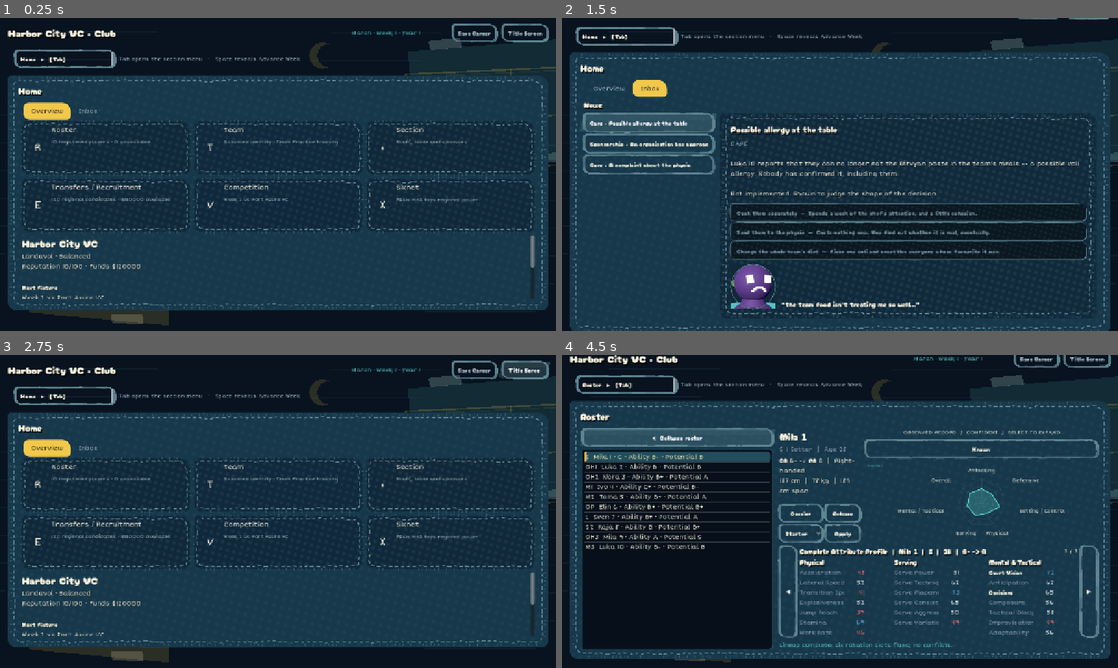
Above: before the commit, frames 1-4 (two rows, left to right).
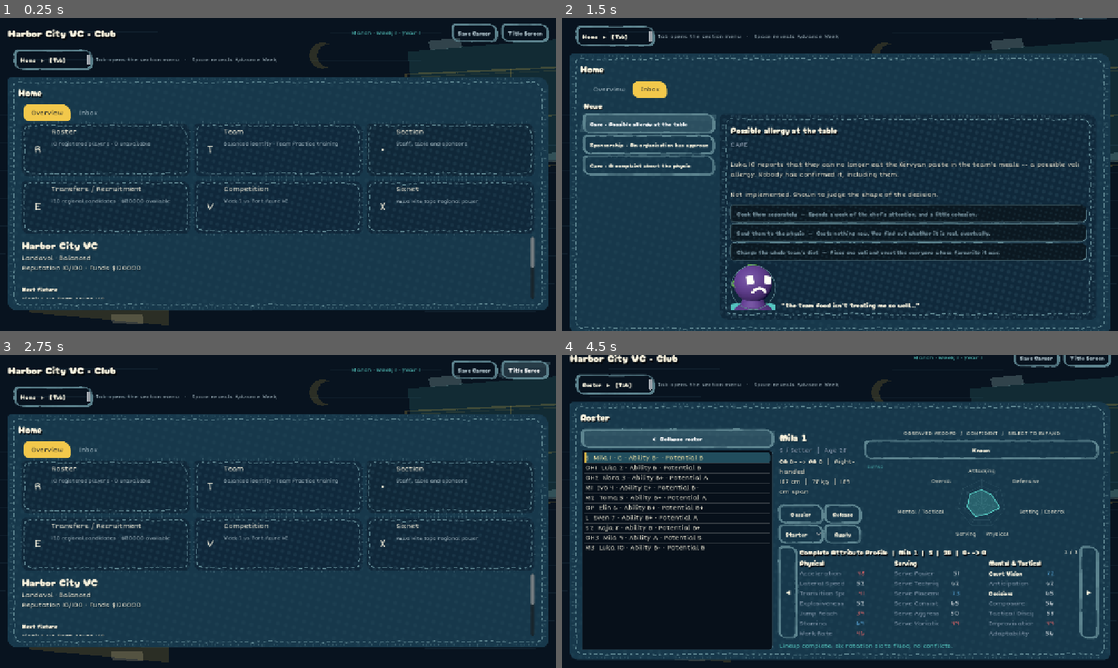
Above: after the commit, the same moments.

Repository: iracarranza/volley-world-manager
Game: Godot game, scene res://tools/preview/dashboard_preview.tscn
The game is run twice, just before and just after one commit, with the same random seed, the same clock (stepped at 60 frames per second) and the same inputs. This scene is started directly instead of the project's main scene.
Inputs (mouse positions are in pixels of both pictures, inside the frame that each line leads up to):
- Up to frame 1 (0.25 s): no input
- Up to frame 2 (1.5 s): click "Home ▸ [Tab]" at 0.5 s; click "Care · Possible allergy at th…" at 1.25 s
- Up to frame 3 (2.75 s): click "Title Screen" at 2 s
- Up to frame 4 (4.5 s): click (667, 486) at 2.75 s; click "Roster ▸ [Tab]" at 3.5 s; click ">" at 4.25 s

The runs differ from the first frame. In frame 1, 7.0% of the frame differs, in the area x 1-99%, y 10-93%; in frame 2, 9.4%; in frame 3, 7.0%; in frame 4, 11%, in the area x 1-99%, y 0-98%.

Commit message:
Make the tape come out of its case
Five corrections, all from the same read: the tape and the strip were two
objects sharing a row rather than one tool.

**The case is taller and narrower**, 232x34 to 178x44. A housing has to be
bigger than what comes out of it, and it does not need the width the tape does.

**The tape is thinner than the case.** The drawer was taking its height from
the section button, which made the two the same size and left the tape reading
as a second strip rather than as something housed in the first. It now takes
the panel's own minimum, which is set by the buttons riding on it.

**And it emerges from inside.** The eight-pixel gap between button and drawer
was most of what made the tape look parked next to the strip instead of coming
out of it; it now starts six pixels back inside the housing.

**Neither control treatment belongs on a steel rule.** A highlighter sweep over
a tape measure is nonsense -- nobody goes over one with a marker -- and a
stitched edge is worse, since cloth not extending is the whole reason the
drawer became a tape. The section buttons get `TapeAction`: outside
`INKED_TIERS`, so no outline, no wash, no seam. Labels printed on the rule. It
is also the tier that sets the drawer's height, so it is what makes the tape
thin enough to be housed.

**The tang is rounded and set in** from the tape's edges rather than standing
proud of them. One that overhangs is a flag on a stick; a real one is a plate
riveted to the band, narrower than it, corners rounded so it does not catch --
and the rounding is what makes it read as pressed metal rather than as a grey
rectangle marking the end.

**And the whole denominations land on the buttons' own edges.** Handed in by
the drawer rather than derived from a pitch, because only the drawer knows
where its buttons ended up -- they stretch to fill. A rule whose numbers fall
at arbitrary points between them reads as two unrelated things sharing a strip;
landing them on the edges makes the buttons look measured out along the tape.
Minors then subdivide whatever gap each denomination left, so they stay even
inside it even when the buttons are not.

That last one needed deferring by a frame, which the first cut commented about
and then did not do: asked during the frame the drawer opens, the
`HBoxContainer` has not laid its children out and every button but the first
reports x = 0 -- so the marks came back collapsed on the origin and the tape
drew one denomination and stopped.

Suite 923 checks, 1 pre-existing failure.

Diff:
--- a/scenes/components/tape_measure.gd
+++ b/scenes/components/tape_measure.gd
@@ -34,12 +34,17 @@
 const MINOR_HEIGHT: float = 0.20
 const MAJOR_HEIGHT: float = 0.38
 
-## The hook: the folded metal tang riveted to the end of the tape. Width is
-## across the tape's travel, and it stands slightly proud of the tape on both
-## edges, which is what stops it disappearing into the band.
-const HOOK_WIDTH: float = 7.0
-const HOOK_PROUD: float = 2.5
-const HOOK_COLOR := Color("8d8f96")
+## The hook: the folded metal tang riveted to the end of the tape.
+##
+## Set *in* from the tape's edges rather than standing proud of them. A tang
+## that overhangs is a flag on a stick; a real one is a plate riveted to the
+## band, narrower than it, with its corners rounded off so it does not catch --
+## and it is the rounding that makes it read as a piece of pressed metal rather
+## than as a grey rectangle marking the end.
+const HOOK_WIDTH: float = 8.0
+const HOOK_INSET: float = 2.5
+const HOOK_RADIUS: float = 2.4
+const HOOK_COLOR := Color("9aa0a8")
 
 ## How far the leading edge is drawn back from the clip, so the hook sits *at*
 ## the end of the revealed tape rather than half outside it.
@@ -52,6 +57,10 @@
 ## metal, so they are one drawing routine rather than a control and a glyph that
 ## have to be kept looking alike.
 @export var tab_only: bool = false
+
+## Where the whole denominations fall, in local x. Set by whoever lays out the
+## drawer; empty falls back to an even pitch.
+var major_marks: PackedFloat32Array = PackedFloat32Array()
 
 
 func _ready() -> void:
@@ -96,42 +105,94 @@
 ## Measured from the *case* end rather than from the leading edge, so a
 ## graduation stays put on the tape as it extends instead of sliding along it.
 ## A tape whose markings move when you pull it is a barber's pole.
+##
+## Where the majors fall is handed in by the drawer rather than derived from a
+## pitch. The section buttons sit on the tape, and a rule whose whole
+## denominations land at arbitrary points between them looks like two unrelated
+## things sharing a strip; landing them on the button edges makes the buttons
+## look measured out along the tape, which is what a scale is for.
 func _draw_graduations(revealed: float) -> void:
 	var ink := Color(TAPE_DARK, 0.85)
-	var index := 1
-	var x := MINOR_PITCH
-	while x < revealed - HOOK_WIDTH:
-		var major := index % MAJOR_EVERY == 0
-		var height := size.y * (MAJOR_HEIGHT if major else MINOR_HEIGHT)
-		draw_line(
-			Vector2(x, size.y - height), Vector2(x, size.y - 1.0),
-			ink, 1.0 if major else 1.0
-		)
-		index += 1
-		x += MINOR_PITCH
+	var majors := major_marks if not major_marks.is_empty() \
+		else _even_majors(revealed)
+	var previous := 0.0
+	for major_x in majors:
+		if major_x > revealed - HOOK_WIDTH:
+			break
+		_draw_tick(major_x, MAJOR_HEIGHT, ink)
+		## Minors subdivide whatever gap the layout left, so they stay evenly
+		## spaced within each denomination even when the buttons are not equal.
+		var gap := major_x - previous
+		if gap > MINOR_PITCH * 1.5:
+			var divisions := maxi(int(round(gap / MINOR_PITCH)), 2)
+			for step in range(1, divisions):
+				_draw_tick(
+					previous + gap * float(step) / float(divisions),
+					MINOR_HEIGHT, ink
+				)
+		previous = major_x
+
+
+## Where the majors would fall with nothing to align to.
+func _even_majors(revealed: float) -> PackedFloat32Array:
+	var marks := PackedFloat32Array()
+	var x := MINOR_PITCH * float(MAJOR_EVERY)
+	while x < revealed:
+		marks.append(x)
+		x += MINOR_PITCH * float(MAJOR_EVERY)
+	return marks
+
+
+func _draw_tick(x: float, share: float, ink: Color) -> void:
+	var height := size.y * share
+	draw_line(Vector2(x, size.y - height), Vector2(x, size.y - 1.0), ink, 1.0)
 
 
 ## The tang on the end. An L of folded steel: a plate across the tape and a lip
 ## turned up at the tip, which is the part you hook over an edge.
 func _draw_hook(centre_x: float, height: float) -> void:
-	var top := -HOOK_PROUD
-	var bottom := height + HOOK_PROUD
+	var top := HOOK_INSET
+	var bottom := maxf(height - HOOK_INSET, top + HOOK_RADIUS * 2.0)
 	var plate := Rect2(
 		Vector2(centre_x - HOOK_WIDTH * 0.5, top),
 		Vector2(HOOK_WIDTH, bottom - top)
 	)
-	draw_rect(plate, HOOK_COLOR)
-	## The turned lip, and a highlight down the fold. Two rectangles and a line,
-	## because at seven pixels across anything more is mud.
-	draw_rect(
-		Rect2(plate.position, Vector2(HOOK_WIDTH * 0.38, plate.size.y)),
-		Color(HOOK_COLOR.lightened(0.35), 0.9)
+	_draw_rounded(plate, HOOK_RADIUS, HOOK_COLOR)
+	## The turned lip, caught by the light down one side, and the shadow of the
+	## fold down the other. Rounded with the plate so the highlight follows its
+	## edge instead of squaring off inside it.
+	_draw_rounded(
+		Rect2(plate.position, Vector2(HOOK_WIDTH * 0.40, plate.size.y)),
+		HOOK_RADIUS, Color(HOOK_COLOR.lightened(0.42), 0.95)
 	)
 	draw_line(
-		Vector2(plate.end.x - 0.5, plate.position.y),
-		Vector2(plate.end.x - 0.5, plate.end.y),
-		Color(HOOK_COLOR.darkened(0.4), 0.8), 1.0
-	)
+		Vector2(plate.end.x - 1.0, plate.position.y + HOOK_RADIUS),
+		Vector2(plate.end.x - 1.0, plate.end.y - HOOK_RADIUS),
+		Color(HOOK_COLOR.darkened(0.45), 0.75), 1.0
+	)
+
+
+## A rounded rectangle, as a polygon.
+##
+## `draw_rect` has no corner radius and a `StyleBoxFlat` would need a resource
+## per colour, so the tang builds its own -- four quarter-arcs and the straight
+## runs between them.
+func _draw_rounded(rect: Rect2, radius: float, color: Color) -> void:
+	var r := minf(radius, minf(rect.size.x, rect.size.y) * 0.5)
+	var points := PackedVector2Array()
+	var corners := [
+		[Vector2(rect.end.x - r, rect.position.y + r), -PI * 0.5],
+		[Vector2(rect.end.x - r, rect.end.y - r), 0.0],
+		[Vector2(rect.position.x + r, rect.end.y - r), PI * 0.5],
+		[Vector2(rect.position.x + r, rect.position.y + r), PI],
+	]
+	for corner in corners:
+		var centre: Vector2 = corner[0]
+		var start: float = corner[1]
+		for step in range(5):
+			var angle := start + PI * 0.5 * float(step) / 4.0
+			points.append(centre + Vector2(cos(angle), sin(angle)) * r)
+	draw_colored_polygon(points, color)
 
 
 ## How much tape is currently out, in pixels.
--- a/scenes/screens/career_dashboard.gd
+++ b/scenes/screens/career_dashboard.gd
@@ -205,6 +205,9 @@
 var _nav_buttons: Array[Button] = []
 var _nav_dropdown_open: bool = false
 var _nav_tape: UITapeMeasure = null
+
+## How far the tape starts back inside its case, in pixels.
+const TAPE_EMERGENCE_OVERLAP: float = 6.0
 var _nav_tween: Tween
 var _roster_list_expanded: bool = false
 var _attribute_page: int = 0
@@ -432,8 +435,11 @@
 		return
 	_nav_dropdown_open = true
 	var strip_rect := nav_strip.get_global_rect()
+	## Emerging from *inside* the case, not starting clear of it. The eight-pixel
+	## gap was what made the tape look like a separate object parked next to a
+	## button; overlapping the housing is what joins them.
 	var origin_x := current_section_button.global_position.x \
-		+ current_section_button.size.x + 8.0
+		+ current_section_button.size.x - TAPE_EMERGENCE_OVERLAP
 	## Both spans are taken from the panel's own combined minimum rather than
 	## from the strip's button or a literal. `Control.size` is silently clamped
 	## up to that minimum and the clipper is not, so any figure below it slices
@@ -450,7 +456,12 @@
 	## fixed 1280x720 base so a resized window only ever hands the strip more
 	## room. A wider theme font is what would actually reach it.
 	var panel_minimum := dropdown_panel.get_combined_minimum_size()
-	var drawer_height := maxf(panel_minimum.y, current_section_button.size.y)
+	## The tape is *thinner than its case*, which is the whole of "it comes out
+	## of that". Taking the button's height made the two the same size and the
+	## drawer read as a second strip rather than as something housed in the
+	## first. The panel's own minimum is the floor -- the buttons on the tape
+	## still need room -- and `TapeAction` is what makes that minimum small.
+	var drawer_height := panel_minimum.y
 	var available_width := strip_rect.end.x - 10.0 - origin_x
 	var target_width := maxf(available_width, panel_minimum.x)
 	if target_width > available_width:
@@ -477,6 +488,12 @@
 	if _nav_tape != null:
 		_nav_tape.position = Vector2.ZERO
 		_nav_tape.size = Vector2(target_width, drawer_height)
+		## Deferred, and this is the part the comment below promised and the
+		## first cut did not do. Asked during the same frame the drawer opens,
+		## the `HBoxContainer` has not laid its children out yet and every button
+		## but the first still reports x = 0 -- so the marks came back collapsed
+		## on the origin and the tape drew one denomination and then stopped.
+		_refresh_tape_marks.call_deferred()
 	dropdown_panel.position = Vector2.ZERO
 	dropdown_panel.size = Vector2(target_width, drawer_height)
 	dropdown_panel.modulate.a = 1.0
@@ -489,6 +506,37 @@
 	## say "press Tab" -- which has just happened. It fades rather than snapping
 	## off so the drawer looks like it is taking the space over.
 	_nav_tween.tween_property(nav_hint, "modulate:a", 0.0, 0.12)
+
+
+## Where the tape's whole denominations fall: on the section buttons' own edges.
+##
+## Handed to the tape rather than derived inside it, because only the drawer
+## knows where its buttons ended up -- they stretch to fill, so their widths
+## depend on the strip. A rule whose numbers land at arbitrary points between
+## the buttons reads as two unrelated things sharing a strip; landing them on
+## the edges makes the buttons look measured out along the tape.
+##
+## Deferred by a frame on the first open, because the `HBoxContainer` has not
+## laid its children out until then and every button would report x = 0.
+func _refresh_tape_marks() -> void:
+	if _nav_tape == null:
+		return
+	var row := dropdown_panel.find_child("Nav", true, false) as Control
+	if row == null:
+		return
+	var origin := _nav_tape.global_position.x
+	var marks := PackedFloat32Array()
+	for child in row.get_children():
+		var button := child as Control
+		if button == null or not button.visible:
+			continue
+		## Global rather than local, because the button sits under a margin
+		## inside a panel inside the clip and adding those offsets up by hand is
+		## three chances to be wrong about a layout that can change.
+		marks.append(button.get_global_rect().end.x - origin)
+	marks.sort()
+	_nav_tape.major_marks = marks
+	_nav_tape.queue_redraw()
 
 
 func _close_nav_dropdown() -> void:
--- a/scenes/screens/career_dashboard.tscn
+++ b/scenes/screens/career_dashboard.tscn
@@ -85,7 +85,7 @@
 
 [node name="CurrentSectionButton" type="Button" parent="Margin/Root/Body/NavStrip/NavStripMargin/NavStripRow"]
 unique_name_in_owner = true
-custom_minimum_size = Vector2(232, 34)
+custom_minimum_size = Vector2(178, 44)
 layout_mode = 2
 tooltip_text = "Open the navigation menu. Tab also opens and closes it."
 text = "Home   ▸   [Tab]"
--- a/scenes/themes/dark_theme.tres
+++ b/scenes/themes/dark_theme.tres
@@ -433,6 +433,12 @@
 content_margin_top = 4.0
 content_margin_right = 6.0
 content_margin_bottom = 4.0
+
+[sub_resource type="StyleBoxEmpty" id="TapeActionBox"]
+content_margin_left = 10.0
+content_margin_top = 3.0
+content_margin_right = 10.0
+content_margin_bottom = 3.0
 
 [resource]
 default_base_scale = 1.0
@@ -453,6 +459,15 @@
 Button/styles/pressed = SubResource("ButtonPressedInked")
 BareRegion/base_type = &"PanelContainer"
 BareRegion/styles/panel = SubResource("PanelBareRegion")
+TapeAction/base_type = &"Button"
+TapeAction/colors/font_color = Color(0.16, 0.12, 0.03, 1)
+TapeAction/colors/font_hover_color = Color(0.32, 0.22, 0.04, 1)
+TapeAction/colors/font_pressed_color = Color(0.32, 0.22, 0.04, 1)
+TapeAction/font_sizes/font_size = 13
+TapeAction/styles/normal = SubResource("TapeActionBox")
+TapeAction/styles/hover = SubResource("TapeActionBox")
+TapeAction/styles/pressed = SubResource("TapeActionBox")
+TapeAction/styles/focus = SubResource("TapeActionBox")
 CardPanel/base_type = &"PanelContainer"
 CardPanel/styles/panel = SubResource("PanelCardInked")
 CheckButton/colors/font_color = Color(0.961, 0.941, 0.863, 1)
--- a/scenes/themes/light_theme.tres
+++ b/scenes/themes/light_theme.tres
@@ -433,6 +433,12 @@
 content_margin_top = 4.0
 content_margin_right = 6.0
 content_margin_bottom = 4.0
+
+[sub_resource type="StyleBoxEmpty" id="TapeActionBox"]
+content_margin_left = 10.0
+content_margin_top = 3.0
+content_margin_right = 10.0
+content_margin_bottom = 3.0
 
 [resource]
 default_base_scale = 1.0
@@ -453,6 +459,15 @@
 Button/styles/pressed = SubResource("ButtonPressedInked")
 BareRegion/base_type = &"PanelContainer"
 BareRegion/styles/panel = SubResource("PanelBareRegion")
+TapeAction/base_type = &"Button"
+TapeAction/colors/font_color = Color(0.16, 0.12, 0.03, 1)
+TapeAction/colors/font_hover_color = Color(0.36, 0.16, 0.06, 1)
+TapeAction/colors/font_pressed_color = Color(0.36, 0.16, 0.06, 1)
+TapeAction/font_sizes/font_size = 13
+TapeAction/styles/normal = SubResource("TapeActionBox")
+TapeAction/styles/hover = SubResource("TapeActionBox")
+TapeAction/styles/pressed = SubResource("TapeActionBox")
+TapeAction/styles/focus = SubResource("TapeActionBox")
 CardPanel/base_type = &"PanelContainer"
 CardPanel/styles/panel = SubResource("PanelCardInked")
 CheckButton/colors/font_color = Color(0.09, 0.239, 0.208, 1)
--- a/scripts/systems/ui_style_system.gd
+++ b/scripts/systems/ui_style_system.gd
@@ -239,7 +239,22 @@
 		button.theme_type_variation = &"DangerAction"
 	elif node_name in QUIET_ACTIONS:
 		button.theme_type_variation = &"QuietAction"
-	elif node_name.ends_with("Nav") or node_name in ["CurrentSectionButton", "ThemeToggle"]:
+	elif node_name.ends_with("Nav"):
+		## The section buttons live *on the tape*, which is why they get a tier
+		## of their own rather than sharing the strip's.
+		##
+		## Neither control treatment belongs there. A highlighter sweep over a
+		## steel rule is nonsense -- nobody goes over a tape measure with a
+		## marker -- and a stitched edge is worse, since the whole reason the
+		## drawer became a tape is that cloth cannot extend. `TapeAction` sits
+		## outside `INKED_TIERS`, so it gets no outline, no wash and no seam: a
+		## label printed on the rule.
+		##
+		## It is also the tier that makes the tape *thinner than its case*. The
+		## drawer can never be shorter than these buttons demand, so their
+		## content margins are what actually set its height.
+		button.theme_type_variation = &"TapeAction"
+	elif node_name in ["CurrentSectionButton", "ThemeToggle"]:
 		button.theme_type_variation = &"NavAction"
 	elif button.has_method("set_summary") or node_name.ends_with("Card"):
 		## Matched on what the button *is*, not on what the scene file called it.
